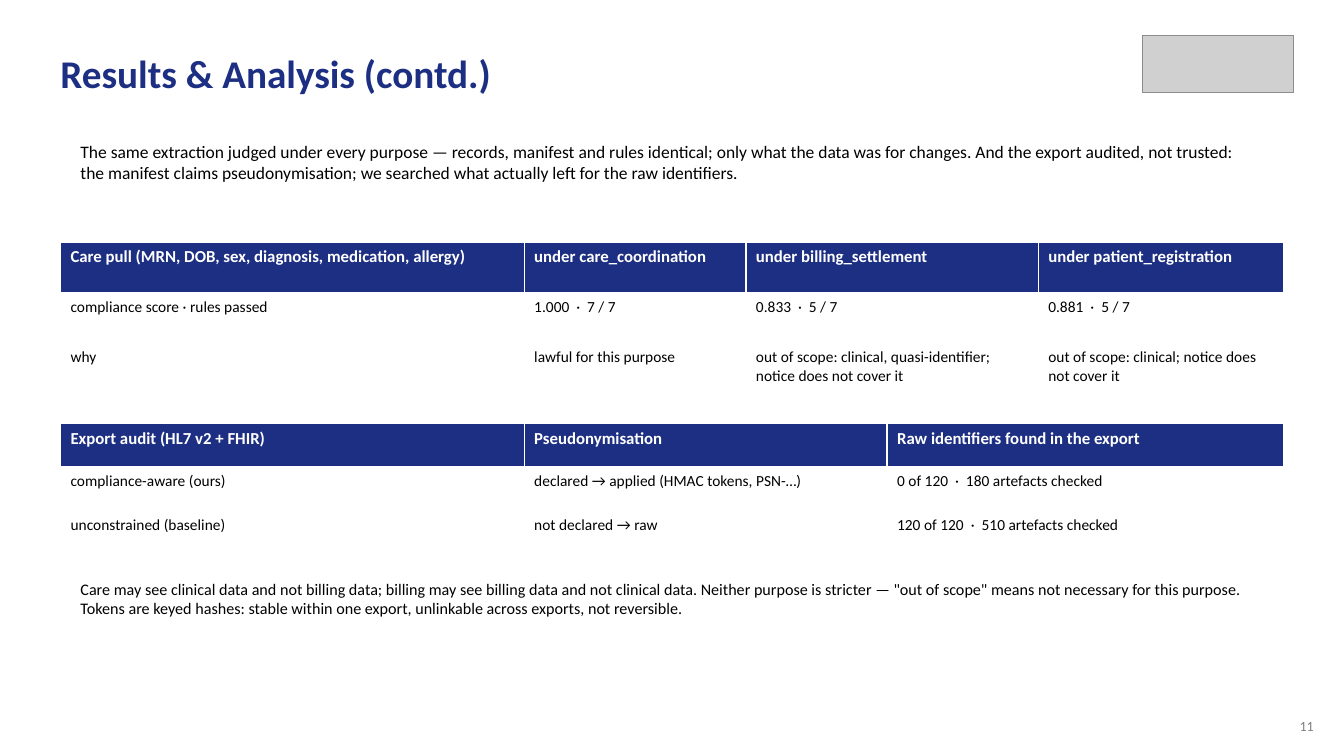
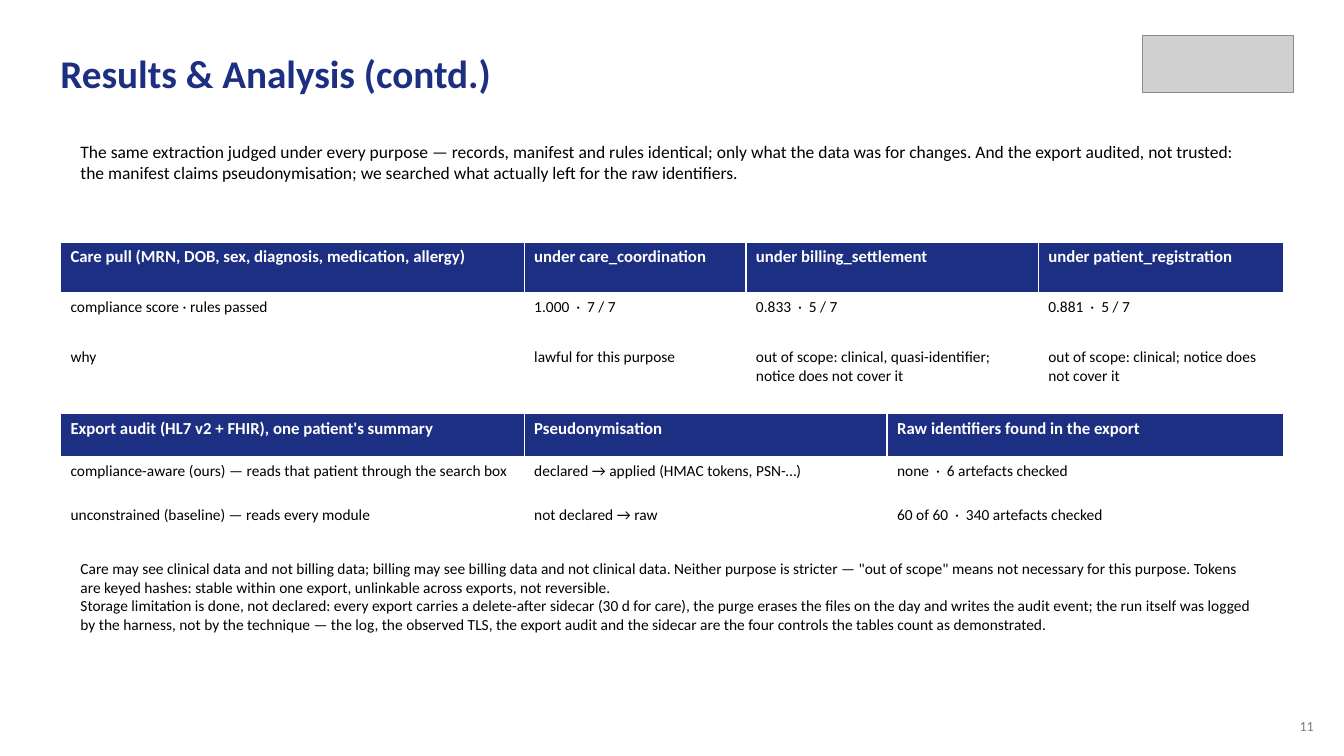
Before and after one commit to aysk1209/his-scraping-dpdp-project, a slide deck: slide 11 of Review-II.pptx. Drawn at 1344x756 pixels with LibreOffice and Linux fonts; fonts in the diff are those of the drawing; grey boxes stand for pictures. Boxes give left, top, right and bottom in pixels: in the first picture for what was removed or moved away, otherwise in the second. Text is boxed around its words. In the diff, an @@ line names an element or a change of style, - is before the commit and + after.

```diff
--- a/Review-II.pptx
+++ b/Review-II.pptx
@@ table at (60,413,1284,544) @@
-row 1, column 1: Export audit (HL7 v2 + FHIR)
+row 1, column 1: Export audit (HL7 v2 + FHIR), one patient's summary
-row 2, column 1: compliance-aware (ours)
+row 2, column 1: compliance-aware (ours) — reads that patient through the search box
-row 2, column 3: 0 of 120 · 180 artefacts checked
+row 2, column 3: none · 6 artefacts checked
-row 3, column 1: unconstrained (baseline)
+row 3, column 1: unconstrained (baseline) — reads every module
-row 3, column 3: 120 of 120 · 510 artefacts checked
+row 3, column 3: 60 of 60 · 340 artefacts checked
@@ table: place and size @@
-table at (60,423,1284,555)
+table at (60,413,1284,544)
@@ text "Care may see clinical data ...": place and size @@
-text "Care may see clinical data ..." at (80,583,1240,617)
+text "Care may see clinical data ..." at (80,563,1250,633)
@@ text at (80,563,1237,596): size 11.5 to 11 pt in "Care may see clinical data and not ..." @@
@@ text at (80,600,1250,633): paragraph added @@
+Storage limitation is done, not declared: every export carries a delete-after sidecar (30 d for care), the purge erases the files on the day and writes the audit event; the run itself was logged by the harness, not by the technique — the log, the observed TLS, the export audit and the sidecar are the four controls the tables count as demonstrated.
```
Also in this commit, not shown: 7 other slides changed, 1 slide added, 4 other files.
